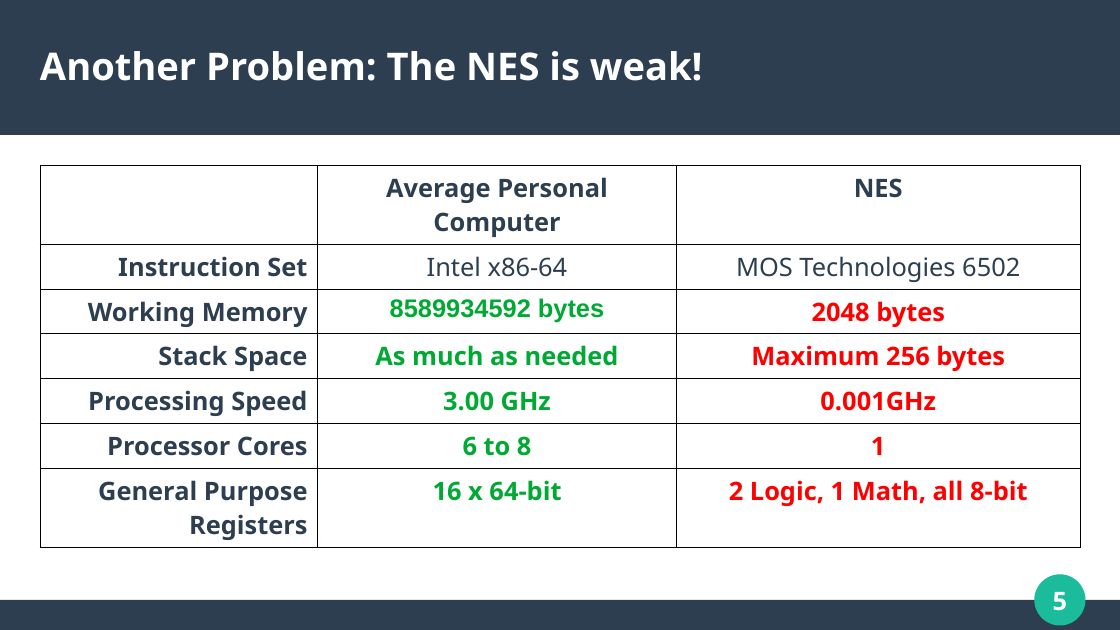
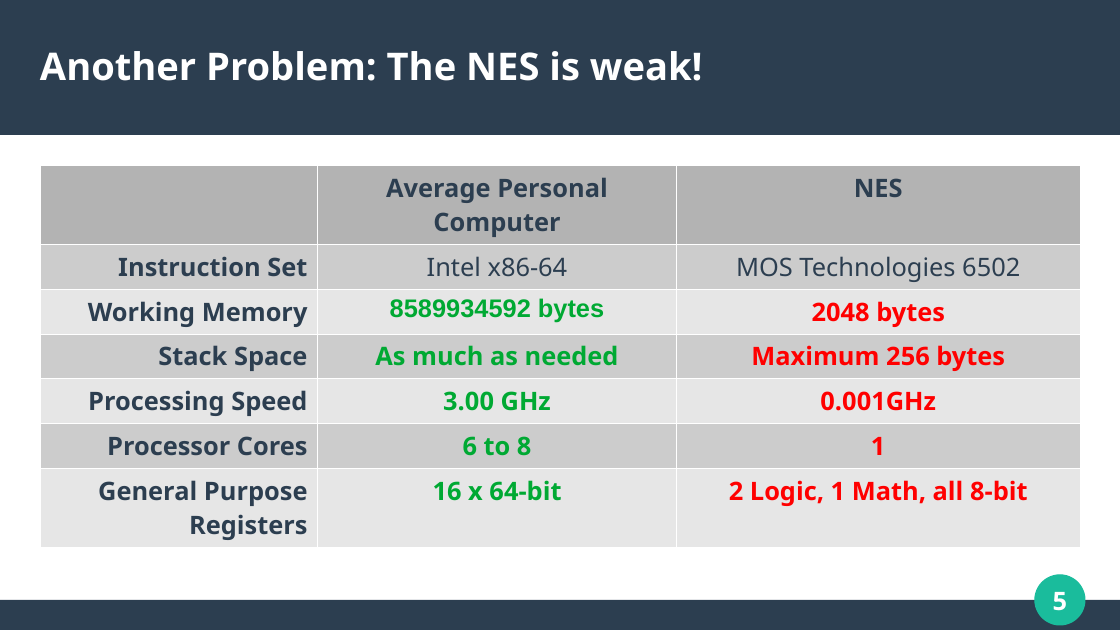
Before and after one commit to MKP157/mattris-asm, a slide deck: slide 5 of pres/cs2253pres.odp. Drawn at 1120x630 pixels with LibreOffice and Linux fonts; fonts in the diff are those of the drawing. Boxes give left, top, right and bottom in pixels: in the first picture for what was removed or moved away, otherwise in the second. Text is boxed around its words. In the diff, an @@ line names an element or a change of style, - is before the commit and + after.

```diff
--- a/pres/cs2253pres.odp
+++ b/pres/cs2253pres.odp
@@ table at [40,165,1079,544] @@
@@ fill none to #B3B3B3 in 2 cells @@
@@ fill none to #CCCCCC in 9 cells @@
@@ fill none to #E6E6E6 in 9 cells @@
@@ borders changed @@
```
Also in this commit, not shown: 3 other slides changed, 2 slides added, 1 slide removed, 4 other files.
